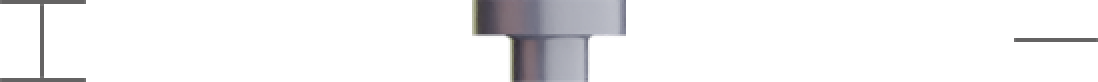
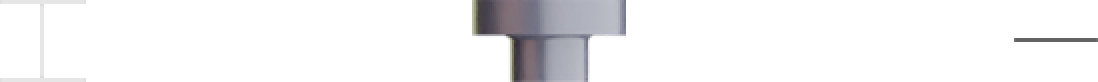
Revision of a layered 1098 × 82 image; what changed, layer by layer:
showed "height lines-lighter", painted on it over [0, 0, 86, 82]
hid "height lines" over [0, 0, 86, 82]
